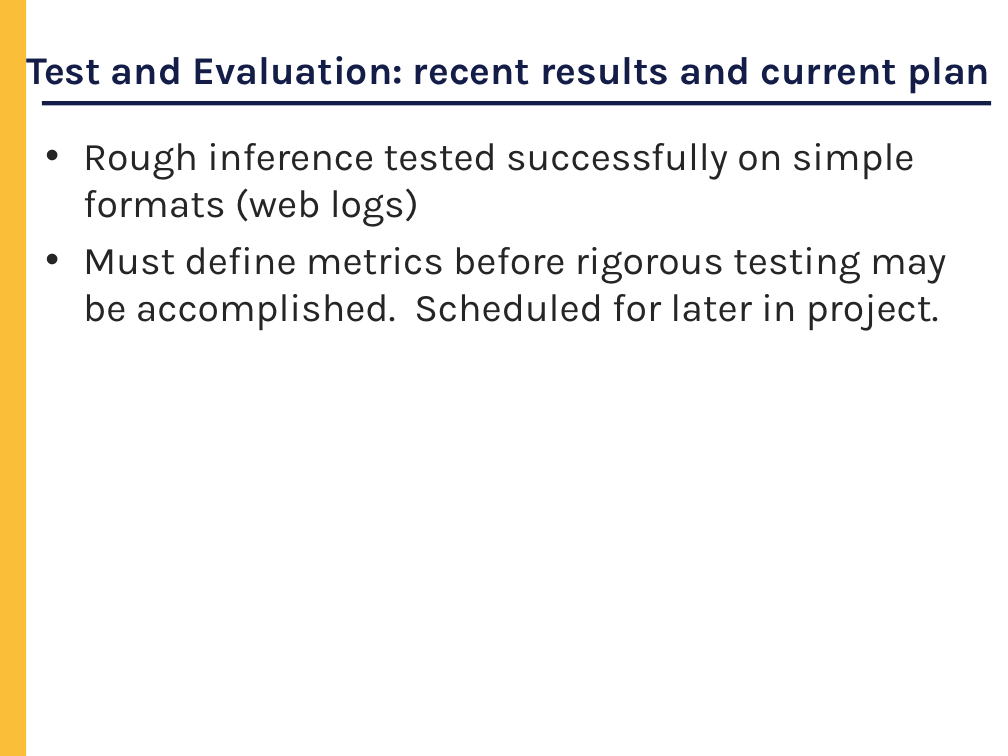
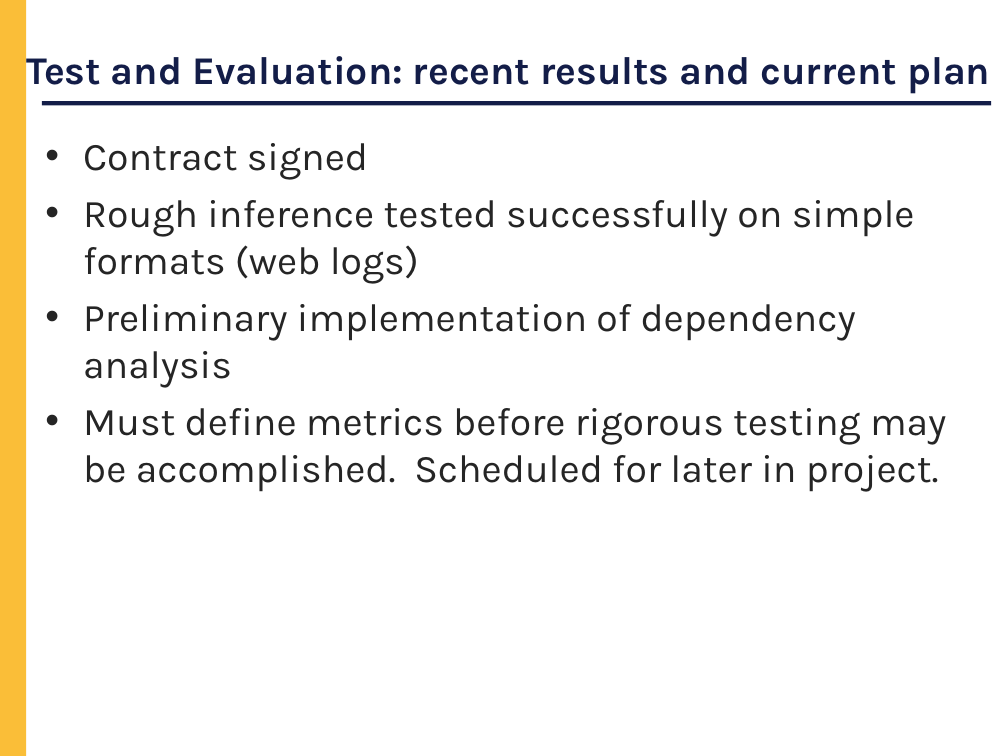
Before and after one commit to cornell-pl/forest, a slide deck: slide 10 of pads/Notes/DARPA/Kickoff.ppt (slide 9 before the commit). Drawn at 1008x756 pixels with LibreOffice and Linux fonts; fonts in the diff are those of the drawing. Boxes give left, top, right and bottom in pixels: in the first picture for what was removed or moved away, otherwise in the second. Text is boxed around its words. In the diff, an @@ line names an element or a change of style, - is before the commit and + after.

```diff
--- a/pads/Notes/DARPA/Kickoff.ppt
+++ b/pads/Notes/DARPA/Kickoff.ppt
@@ text at <box>83,143,368,180</box>: paragraph added @@
+• Contract signed
@@ text at <box>83,304,856,388</box>: paragraph added @@
+• Preliminary implementation of dependency analysis
```
Also in this commit, not shown: 2 other slides changed, 15 slides added, 1 slide removed.
